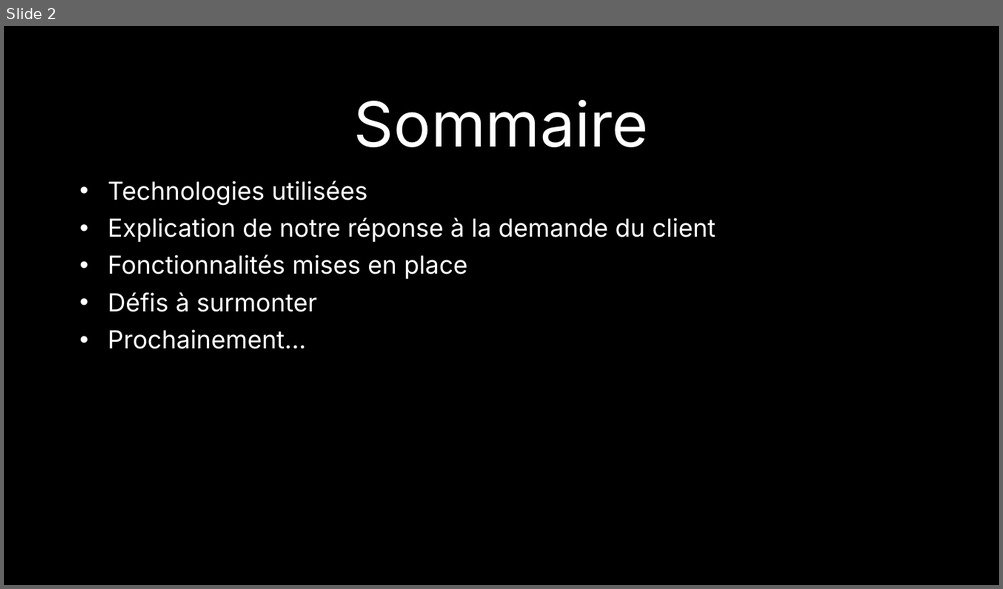
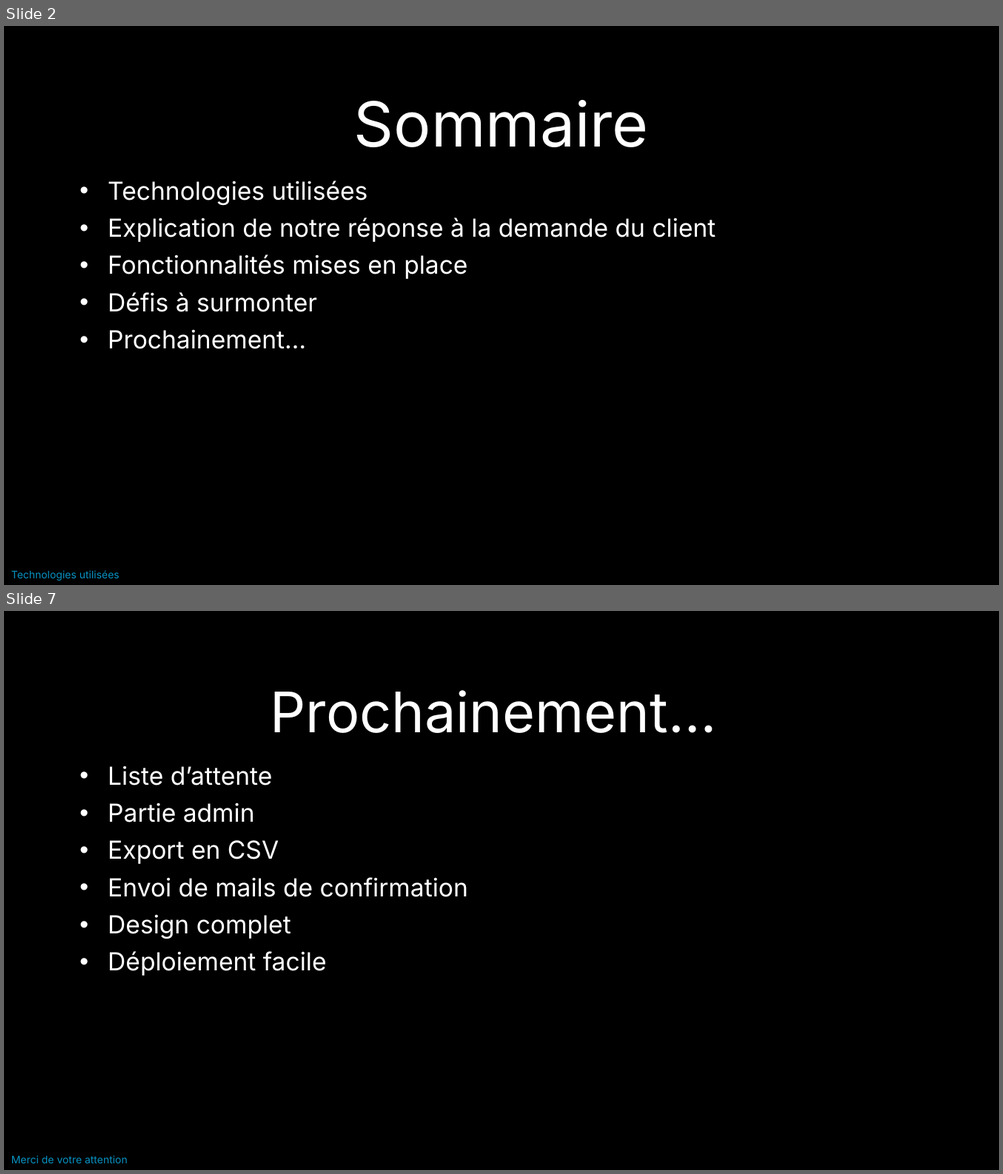
Before and after one commit to EDM115-org/Senescalade, a slide deck: Organisation/Rendus/Présentation Janvier 2024.pptx. Shown one above the other, each under a label of ours: slide 2 before the commit, slides 2 and 7 after it; the slides between them are not shown. The pictures are 1003x589 and 1003x1174 pixels, drawn with LibreOffice and Linux fonts; fonts in the diff are those of the drawing; background and template pictures are left out. Boxes give left, top, right and bottom in pixels: in the first picture for what was removed or moved away, otherwise in the second. Text is boxed around its words. In the diff, an @@ line names an element or a change of style, - is before the commit and + after.

```diff
--- a/Organisation/Rendus/Présentation Janvier 2024.pptx
+++ b/Organisation/Rendus/Présentation Janvier 2024.pptx
@@ slide 7 added at <box>4,611,999,1170</box>, background picture (left out) @@
@@ text added at <box>270,690,717,733</box>, 54 pt, text #000000 @@
+Prochainement…
@@ text added at <box>108,766,468,976</box>, 24 pt, text #000000 @@
+• Liste d’attente
+• Partie admin
+• Export en CSV
+• Envoi de mails de confirmation
+• Design complet
+• Déploiement facile
@@ text added at <box>11,1156,128,1164</box>, 10 pt, text #0893C4 @@
+Merci de votre attention
@@ slide 2 changed as well @@
@@ text added at <box>11,571,119,581</box>, 10 pt, text #0893C4 @@
+Technologies utilisées
```
Also in this commit, not shown: 4 other slides changed, 3 other slides added, 2 slides removed.
